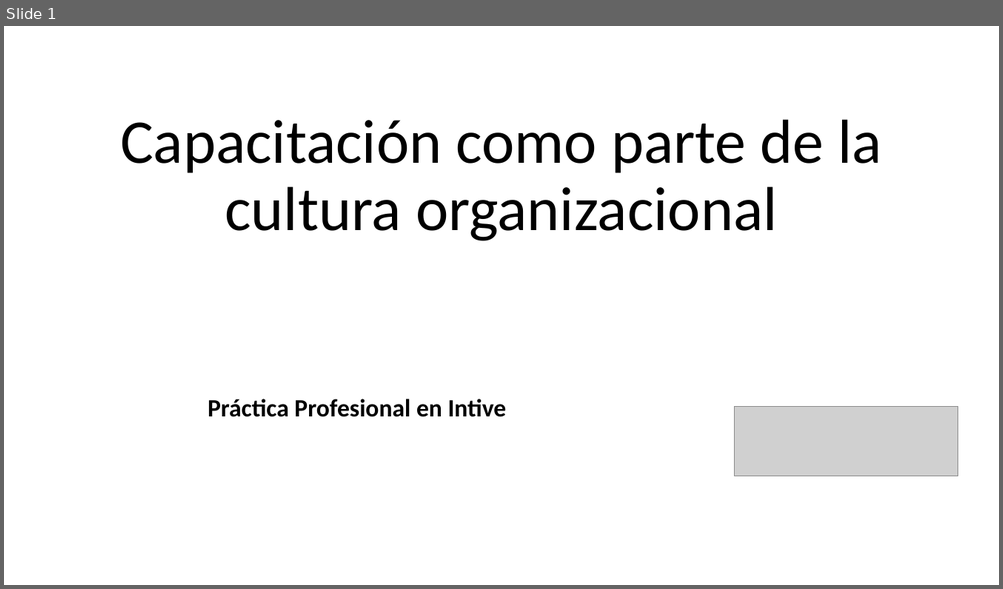
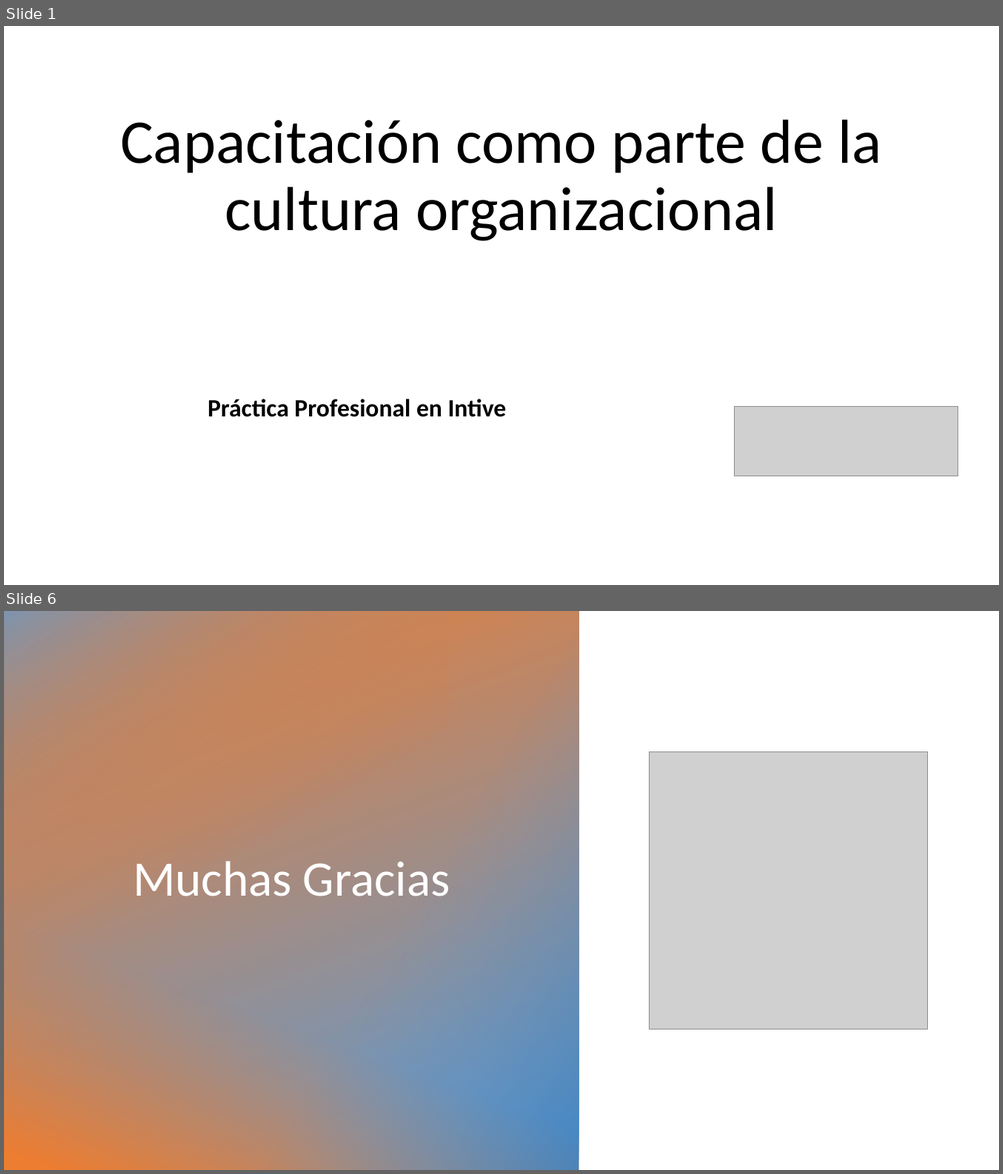
Before and after one commit to nestorpastor/nestor.github.io, a slide deck: Presentation.pptx. Shown one above the other, each under a label of ours: slide 1 before the commit, slides 1 and 6 after it; the slides between them are not shown. The pictures are 1003x589 and 1003x1174 pixels, drawn with LibreOffice and Linux fonts; fonts in the diff are those of the drawing; grey boxes stand for pictures; background and template pictures are left out. Boxes give left, top, right and bottom in pixels: in the first picture for what was removed or moved away, otherwise in the second. Text is boxed around its words. In the diff, an @@ line names an element or a change of style, - is before the commit and + after.

```diff
--- a/Presentation.pptx
+++ b/Presentation.pptx
@@ slide 6 added at box(4, 611, 999, 1170), background #FFFFFF @@
@@ rectangle added at box(4, 611, 578, 1170), fill gradient #5B9BD5 to #ED7D31 @@
@@ rectangle added at box(4, 611, 448, 1170), fill gradient #5B9BD5 to #ED7D31 @@
@@ rectangle added at box(198, 613, 579, 1170), fill gradient #2E75B6 to #5B9BD5 @@
@@ rectangle added at box(4, 757, 578, 1170), fill gradient #ED7D31 @@
@@ picture added at box(649, 752, 928, 1031) @@
@@ title added at box(133, 861, 450, 897), 48 pt, text #FFFFFF @@
+Muchas Gracias
```
Also in this commit, not shown: 4 other slides added, 4 slides removed, 1 other file.
